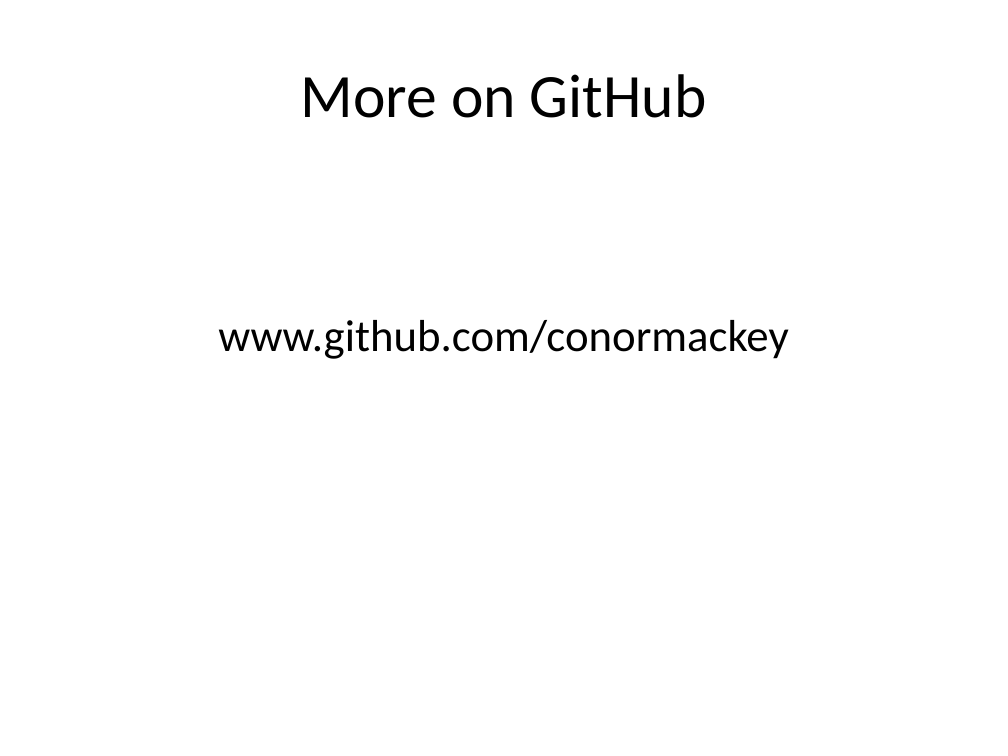
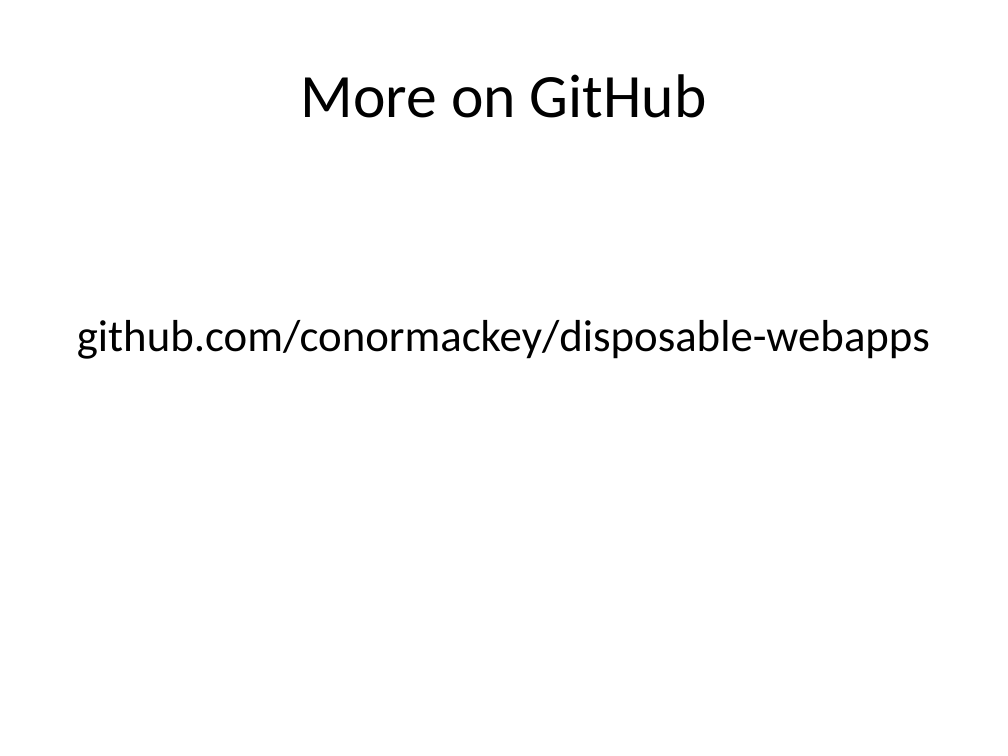
Before and after one commit to conormackey/disposable-webapps, a slide deck: slide 21 of demo_slides/llm_disposable_webapps_demo.pptx. Drawn at 1008x756 pixels with LibreOffice and Linux fonts; fonts in the diff are those of the drawing. Boxes give left, top, right and bottom in pixels: in the first picture for what was removed or moved away, otherwise in the second. Text is boxed around its words. In the diff, an @@ line names an element or a change of style, - is before the commit and + after.

```diff
--- a/demo_slides/llm_disposable_webapps_demo.pptx
+++ b/demo_slides/llm_disposable_webapps_demo.pptx
@@ text at <box>77,320,930,359</box>: text changed @@
-www.github.com/conormackey
+github.com/conormackey/disposable-webapps
```
Also in this commit, not shown: 2 other slides changed, 4 other files.
